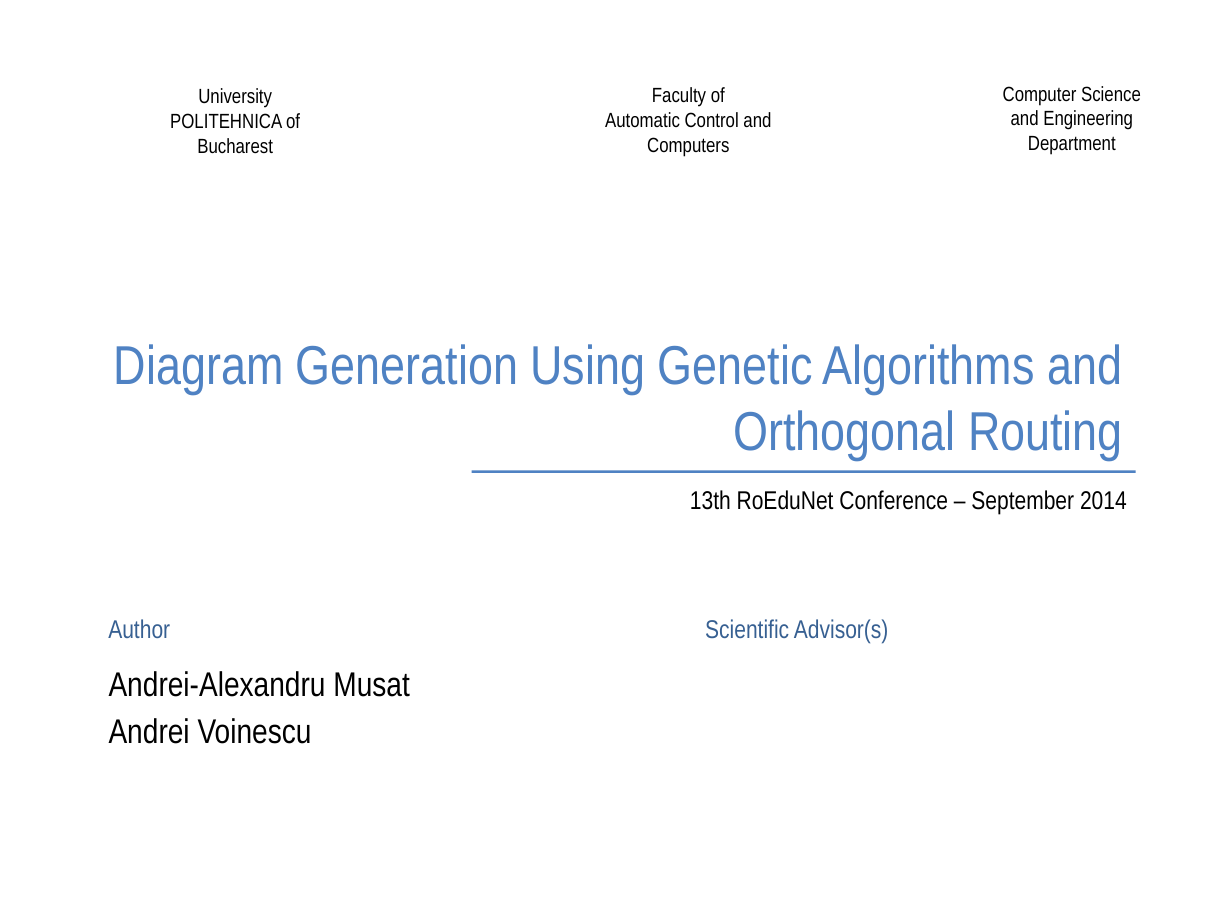
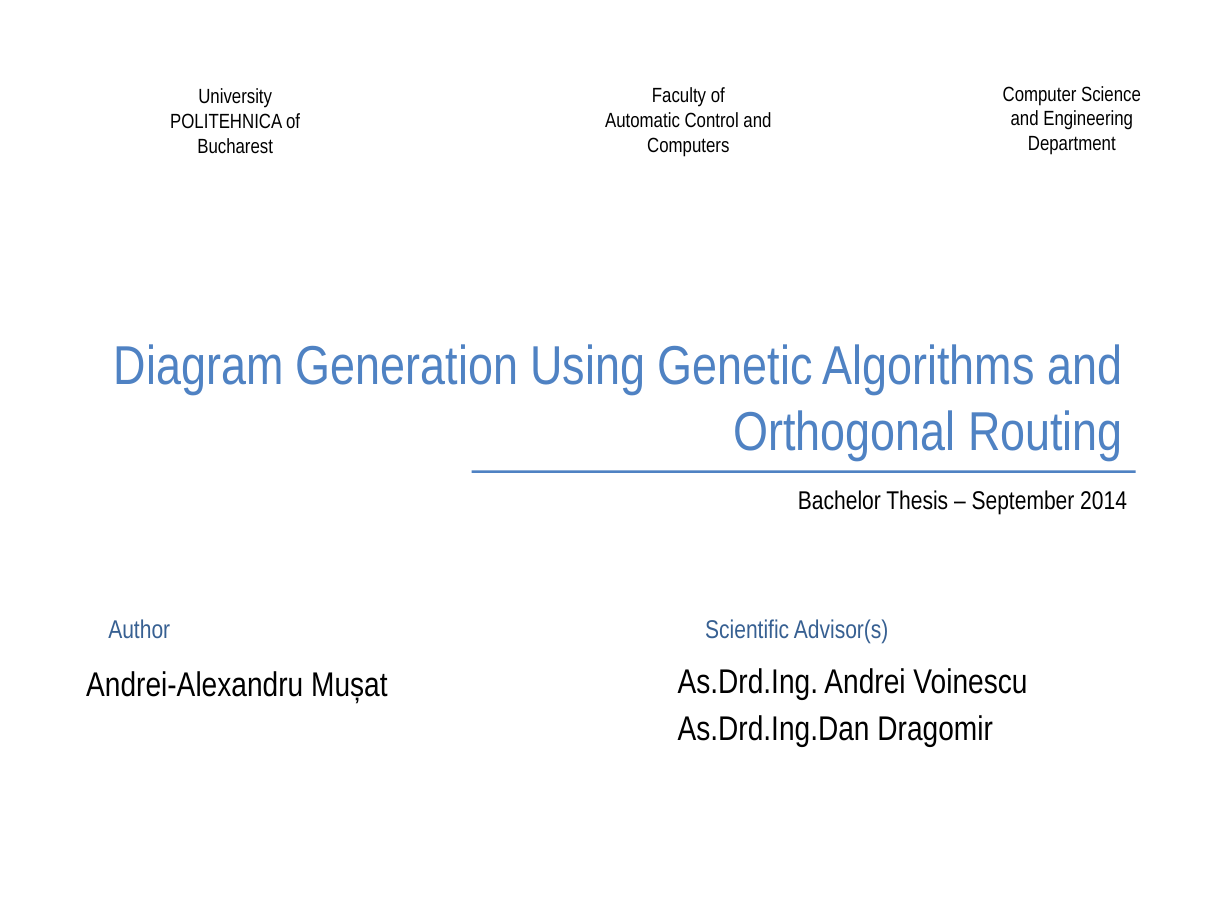
Before and after one commit to TudorVisan/Diploma, a slide deck: slide 1 of andrei.musat/prez/articol/bachelor-slides-en.odp. Drawn at 1232x924 pixels with LibreOffice and Linux fonts; fonts in the diff are those of the drawing; background and template pictures are left out. Boxes give left, top, right and bottom in pixels: in the first picture for what was removed or moved away, otherwise in the second. Text is boxed around its words. In the diff, an @@ line names an element or a change of style, - is before the commit and + after.

```diff
--- a/andrei.musat/prez/articol/bachelor-slides-en.odp
+++ b/andrei.musat/prez/articol/bachelor-slides-en.odp
@@ text at (798, 490, 1127, 515): text changed @@
-13th RoEduNet Conference – September 2014
+Bachelor Thesis – September 2014
@@ text at (86, 671, 388, 703): text changed @@
-Andrei-Alexandru Musat
-Andrei Voinescu
+Andrei-Alexandru Mușat
@@ text added at (678, 668, 1027, 747), 20 pt, text #000000 @@
+As.Drd.Ing. Andrei Voinescu
+As.Drd.Ing.Dan Dragomir
```
Also in this commit, not shown: 12 other slides changed, 4 slides removed, 1 other file.
